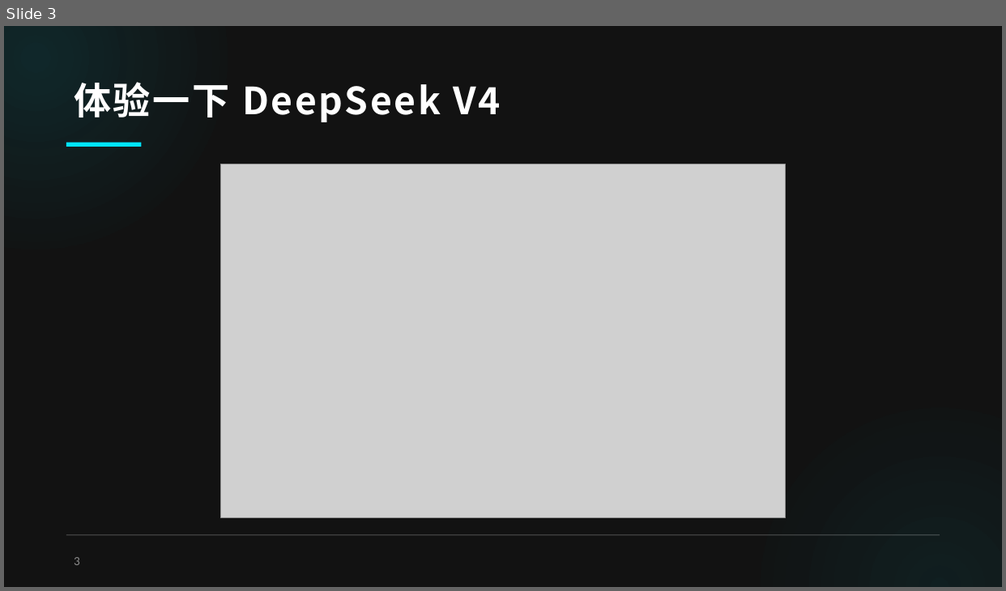
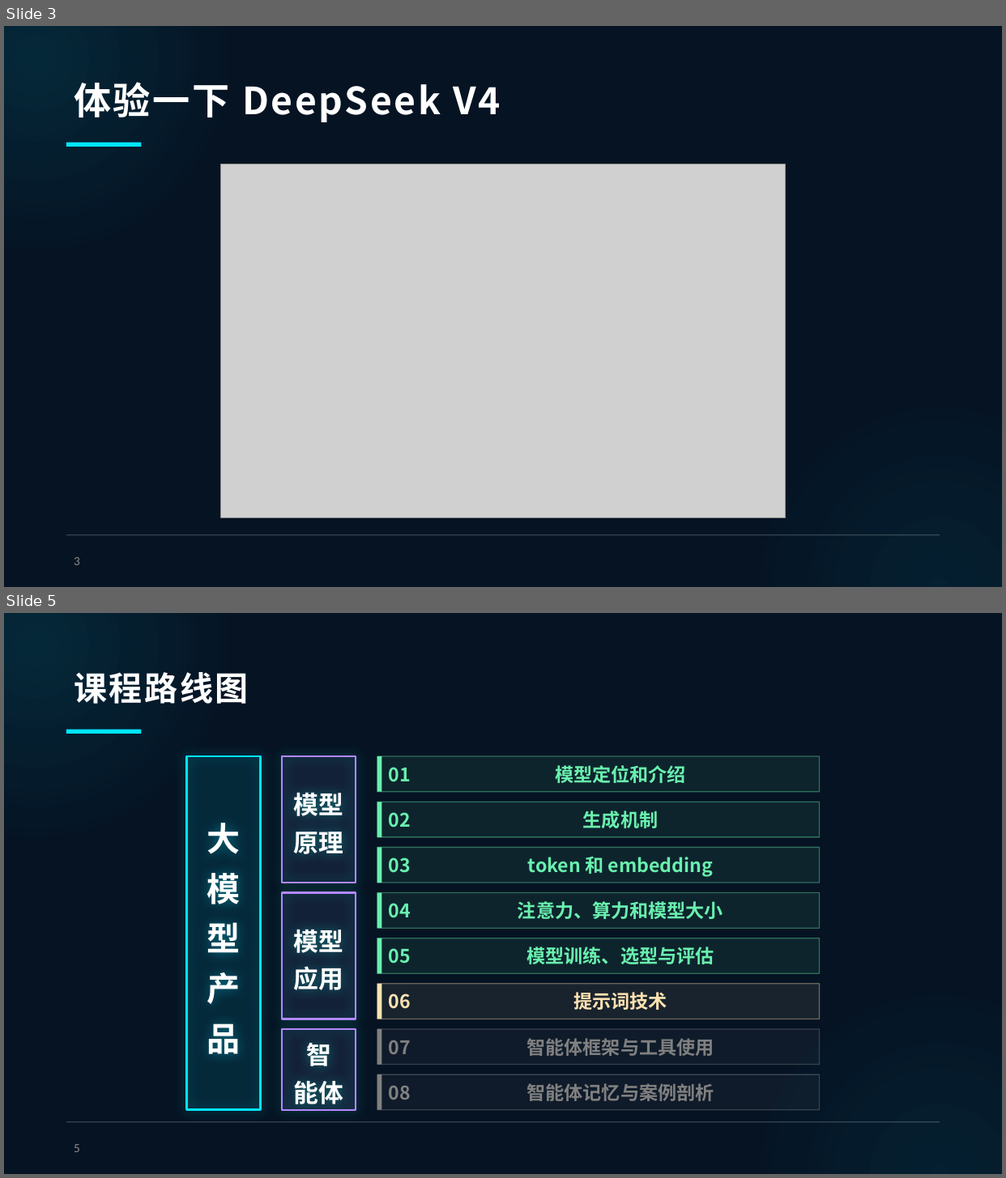
Before and after one commit to TramsWang/Intro2AITechs, a slide deck: 1-基础通识部分/8课时/第6课.pptx. Shown one above the other, each under a label of ours: slide 3 before the commit, slides 3 and 5 after it; the slides between them are not shown. The pictures are 1006x591 and 1006x1178 pixels, drawn with LibreOffice and Linux fonts; fonts in the diff are those of the drawing; grey boxes stand for pictures; background and template pictures are left out. Boxes give left, top, right and bottom in pixels: in the first picture for what was removed or moved away, otherwise in the second. Text is boxed around its words. In the diff, an @@ line names an element or a change of style, - is before the commit and + after.

```diff
--- a/1-基础通识部分/8课时/第6课.pptx
+++ b/1-基础通识部分/8课时/第6课.pptx
@@ slide 5 added at (4, 613, 1002, 1174), background #061323; not listed: 4 template elements that a slide beside it also shows @@
@@ title added at (74, 672, 249, 704), 32 pt, text #FFFFFF, bold @@
+课程路线图
@@ rounded rectangle added at (187, 756, 260, 1110), fill #00E5FF at 8% opacity, outline #00E5FF 2 pt, 32 pt, text #FFFFFF, bold @@
+大
+模
+型
+产
+品
@@ rounded rectangle added at (282, 756, 355, 884), fill #B388FF at 8% opacity, outline #B388FF 2 pt, 24 pt, text #FFFFFF, bold @@
+模型
+原理
@@ group added at (377, 756, 820, 792): 2 rounded rectangles, 2 texts @@
+01
+模型定位和介绍
@@ group added at (377, 802, 820, 837): 2 rounded rectangles, 2 texts @@
+02
+生成机制
@@ group added at (377, 847, 820, 883): 2 rounded rectangles, 2 texts @@
+03
+token 和 embedding
@@ rounded rectangle added at (282, 893, 355, 1020), fill #B388FF at 8% opacity, outline #B388FF 2 pt, 24 pt, text #FFFFFF, bold @@
+模型
+应用
@@ group added at (377, 893, 820, 928): 2 rounded rectangles, 2 texts @@
+04
+注意力、算力和模型大小
@@ group added at (377, 939, 820, 973): 2 rounded rectangles, 2 texts @@
+05
+模型训练、选型与评估
@@ group added at (377, 983, 820, 1019): 2 rounded rectangles, 2 texts @@
+06
+提示词技术
@@ rounded rectangle added at (282, 1029, 355, 1110), fill #B388FF at 8% opacity, outline #B388FF 2 pt, 24 pt, text #FFFFFF, bold @@
+智
+能体
@@ group added at (377, 1029, 820, 1064): 2 rounded rectangles, 2 texts @@
+07
+智能体框架与工具使用
@@ group added at (377, 1075, 820, 1110): 2 rounded rectangles, 2 texts @@
+08
+智能体记忆与案例剖析
@@ page number added at (74, 1144, 80, 1152), 12 pt, text #8C8C8C @@
+5
@@ slide 3 changed as well @@
@@ background #121212 to #061323 @@
```
Also in this commit, not shown: 17 other slides changed, 1 other slide added, 27 other files.
